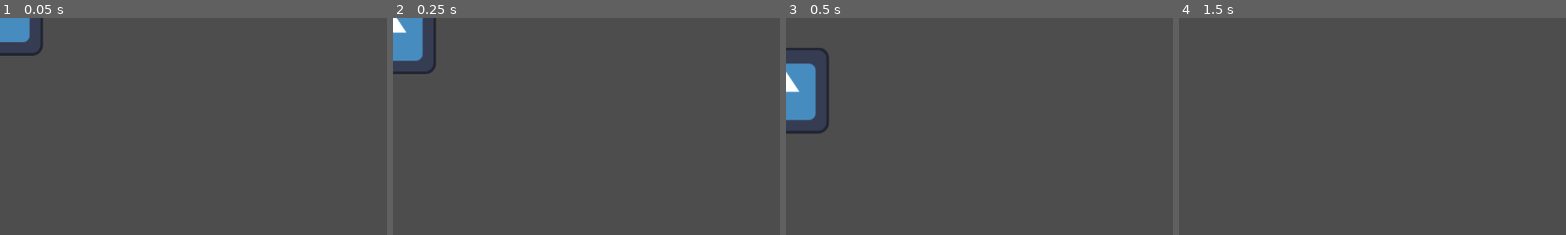
Above: before the commit, frames 1-4 (left to right).
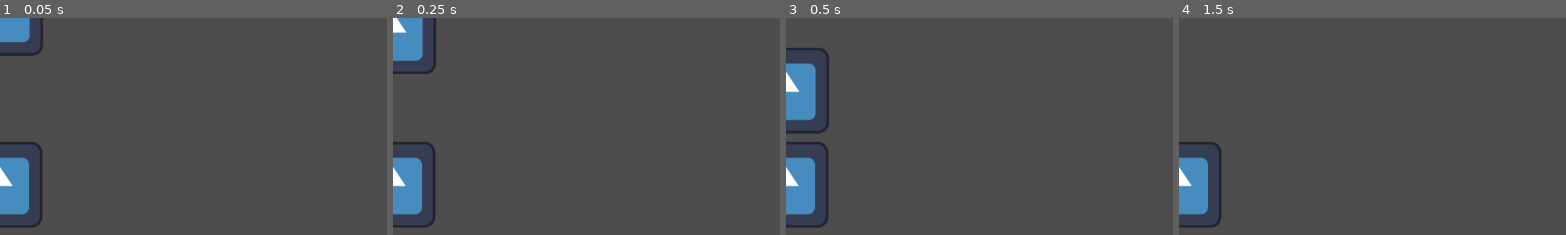
Above: after the commit, the same moments.

Repository: MikalMica/Mascarada-to-wapa
Game: Godot game, scene res://Scenes/Scenarios/PruebaColision.tscn
The game is run twice, just before and just after one commit, with the same random seed, the same clock (stepped at 60 frames per second) and the same inputs. The project has no main scene, so this scene is started directly. The engine's default icon, where the game draws it, is replaced by a stand-in: a white triangle on a blue panel in a dark square.
Inputs:
- Up to frame 1 (0.05 s): no input
- Up to frame 2 (0.25 s): no input
- Up to frame 3 (0.5 s): no input
- Up to frame 4 (1.5 s): hold Right (Right) 0.53-1.28 s; hold E (default_mask) 0.53-1.28 s; hold Down (Down) from 1.28 s (still down); tap R (object_mask) at 1.35 s
The pictures show only the part of the screen within x 0-50%, y 1-51%; the shares and areas given below are measured in that part.

The runs differ from the first frame. In frame 1, 2.5% of the frame differs, in the area x 0-12%, y 57-97%; in frame 2, 2.5%; in frame 3, 2.5%; in frame 4, 2.5%.

Commit message:
cambiados nombres de capas

Diff:
--- a/MascaradaToWapa/Scenes/Scenarios/PruebaColision.tscn
+++ b/MascaradaToWapa/Scenes/Scenarios/PruebaColision.tscn
@@ -4,6 +4,9 @@
 
 [sub_resource type="RectangleShape2D" id="RectangleShape2D_t75o8"]
 size = Vector2(127, 127)
+
+[sub_resource type="RectangleShape2D" id="RectangleShape2D_n3sv7"]
+size = Vector2(123.75, 127.26)
 
 [node name="PruebaColision" type="Node2D" unique_id=1104898573]
 
@@ -14,3 +17,12 @@
 
 [node name="CollisionShape2D" type="CollisionShape2D" parent="Enemy" unique_id=561674813]
 shape = SubResource("RectangleShape2D_t75o8")
+
+[node name="Player" type="Area2D" parent="." unique_id=428593078]
+position = Vector2(-1, 257)
+
+[node name="CollisionShape2D" type="CollisionShape2D" parent="Player" unique_id=1677016131]
+shape = SubResource("RectangleShape2D_n3sv7")
+
+[node name="Sprite2D" type="Sprite2D" parent="Player" unique_id=921224037]
+texture = ExtResource("1_n3sv7")
--- /dev/null
+++ b/MascaradaToWapa/Scripts/player_on_hit.gd
@@ -0,0 +1,11 @@
+extends Node
+
+
+# Called when the node enters the scene tree for the first time.
+func _ready() -> void:
+	pass # Replace with function body.
+
+
+# Called every frame. 'delta' is the elapsed time since the previous frame.
+func _process(delta: float) -> void:
+	pass
--- a/MascaradaToWapa/project.godot
+++ b/MascaradaToWapa/project.godot
@@ -61,6 +61,11 @@
 ]
 }
 
+[layer_names]
+
+2d_physics/layer_1="Default"
+2d_physics/layer_2="Enemy"
+
 [physics]
 
 3d/physics_engine="Jolt Physics"
Not shown, added: MascaradaToWapa/Scripts/player_on_hit.gd.uid
